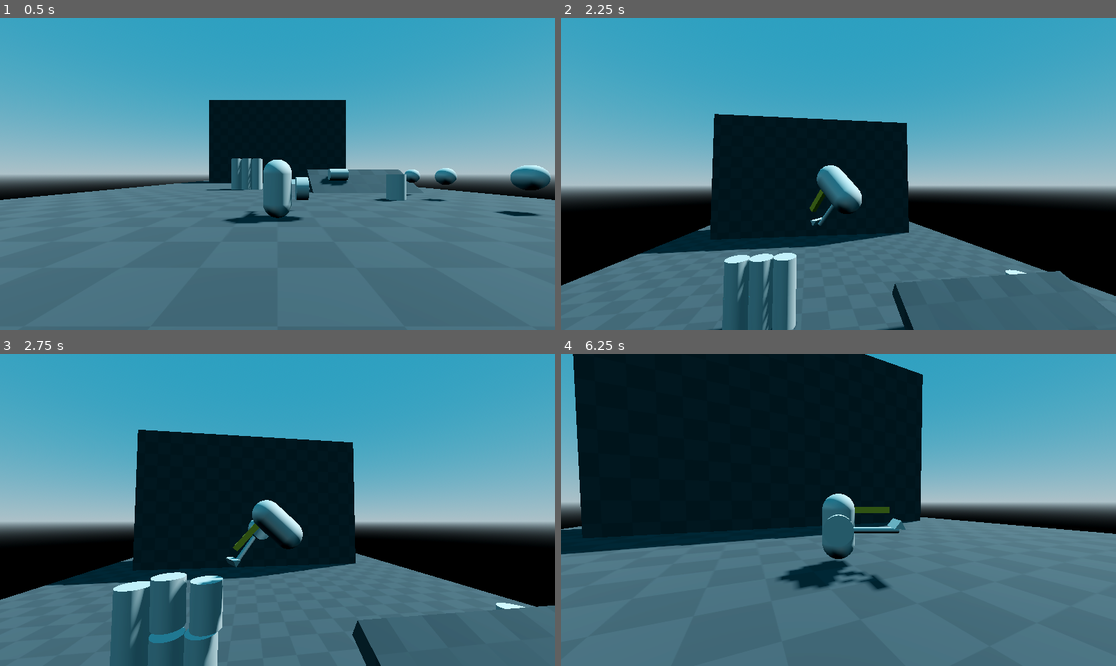
Above: before the commit, frames 1-4 (two rows, left to right).
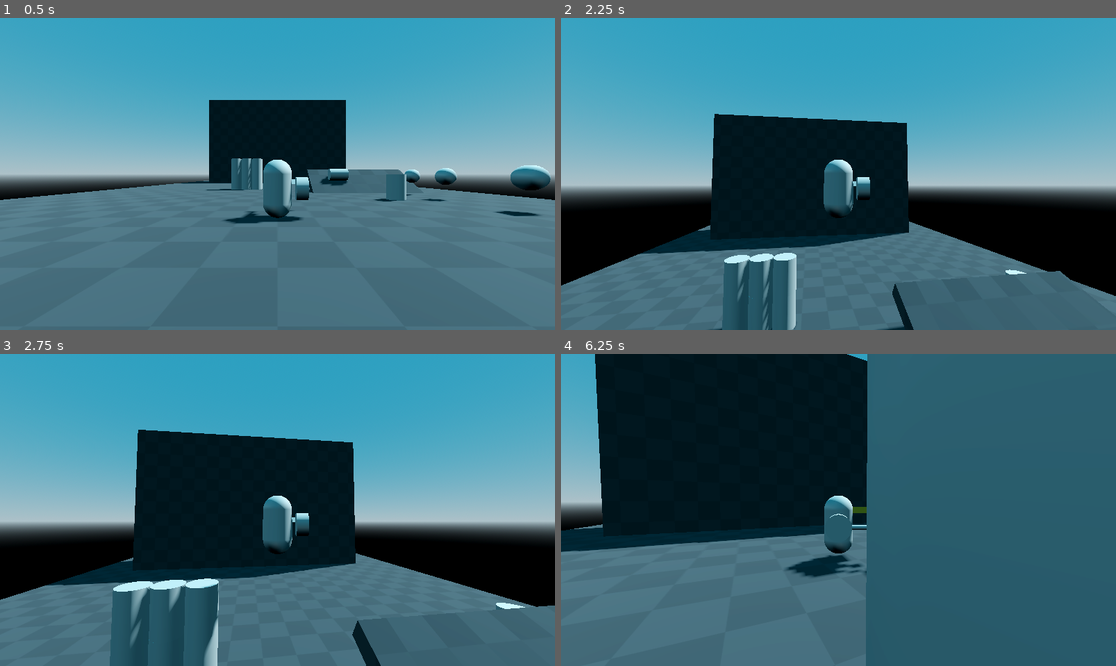
Above: after the commit, the same moments.

Repository: Albertoie710231/Godot_4_test
Game: Godot game, scene res://world.tscn
Two runs of this game, one before a commit and one after it. Both use one fixed random seed, a clock stepped at 60 frames per second and the inputs below.
Inputs (mouse positions are in pixels of both pictures, inside the frame that each line leads up to):
- Up to frame 1 (0.5 s): no input
- Up to frame 2 (2.25 s): move the mouse to (866, 174) at 0.52 s; press the mouse at (866, 174) at 0.53 s; hold W (move_forward) from 0.53 s (still down); tap Space (jump) at 0.77, 1.52 s; move the mouse to (810, 174) at 1.27 s; release the mouse at (810, 174) at 1.28 s; click (810, 174) at 1.35 s; move the mouse to (849, 167) at 2.02 s; press the mouse at (849, 167) at 2.03 s
- Up to frame 3 (2.75 s): keep holding W (move_forward)
- Up to frame 4 (6.25 s): move the mouse to (832, 516) at 2.77 s; release the mouse at (832, 516) at 2.78 s; click (832, 516) at 2.85 s; tap Space (jump) at 3.02, 3.77, 4.52, 6.02 s; move the mouse to (877, 513) at 3.52 s; press the mouse at (877, 513) at 3.53 s; tap Escape (ui_cancel) at 4.15 s; move the mouse to (672, 463) at 4.27 s; release W (move_forward) at 4.28 s; release the mouse at (672, 463) at 4.28 s; hold A (move_left) 4.28-5.03 s; click (672, 463) at 4.35 s; move the mouse to (866, 510) at 5.02 s; press the mouse at (866, 510) at 5.03 s; hold S (move_back) 5.03-5.78 s; move the mouse to (755, 432) at 5.77 s; release the mouse at (755, 432) at 5.78 s; hold D (move_right) from 5.78 s (still down); click (755, 432) at 5.85 s

Frame 1 is identical in both runs. In frame 2, 1.1% of the frame differs, in the area x 29-56%, y 45-91%; in frame 3, 2.4%; in frame 4, 48%, in the area x 0-100%, y 0-100%.

Commit message:
Mor reliable physics(for now).

Diff:
--- /dev/null
+++ b/PauseMenu.tscn
@@ -0,0 +1,9 @@
+[gd_scene format=3 uid="uid://csvs8kodu86ih"]
+
+[node name="ColorPickerButton" type="ColorRect"]
+anchors_preset = 15
+anchor_right = 1.0
+anchor_bottom = 1.0
+grow_horizontal = 2
+grow_vertical = 2
+color = Color(1, 1, 1, 0)
--- a/TrashCan.gd
+++ b/TrashCan.gd
@@ -19,18 +19,20 @@
 	get_node("Area3D").set_collision_layer_value(1, false)
 	if Input.get_connected_joypads():
 		Input.start_joy_vibration(0, 1.0, 1.0, 0.07)
-	$Timer.start()
+	#$Timer.start()
 	shoot = true
 
 
 func _integrate_forces(state) -> void:
+	#if $Timer.get_time_left() == 0.0 or state.get_angular_velocity().length() > 0.0001:
+	if state.get_angular_velocity().length() > 0.0001:
+		restore_rigid_body()
+		shoot = false
 	if shoot:
 		#if state.get_angular_velocity().length() < 0.0001:
 			#print(state.get_angular_velocity())
-		if $Timer.get_time_left() == 0.0 or state.get_angular_velocity().length() > 0.0001:
-			restore_rigid_body()
-			shoot = false
-		state.apply_force(-transform.basis.z * 250, transform.basis.z)
+		state.apply_impulse(-transform.basis.z * 50, transform.basis.z)
+		shoot = false
 
 
 func _on_area_3d_body_entered(body):
--- /dev/null
+++ b/TrashInventory.gd
@@ -0,0 +1,20 @@
+extends Control
+
+@onready var _sweeper : Node3D = $"../Sweeper"
+
+var path_element: Array = [	"SubViewportContainer/3DGuiElement/SubViewport/MeshInstance3d",
+							"SubViewportContainer/3DGuiElement2/SubViewport/MeshInstance3d",
+							"SubViewportContainer/3DGuiElement3/SubViewport/MeshInstance3d",
+							"SubViewportContainer/3DGuiElement4/SubViewport/MeshInstance3d",
+							"SubViewportContainer/3DGuiElement5/SubViewport/MeshInstance3d"
+]
+
+func add_trash_to_menu() -> void:
+	if _sweeper.trash_list:
+		for i in range(_sweeper.trash_list.size()):
+			get_node(path_element[i]).set_mesh(_sweeper.trash_list[i].instantiate().get_node("MeshInstance3D").get_mesh())
+			#print(_sweeper.trash_list.size())
+
+func remove_trash_of_menu() -> void:
+	get_node(path_element[_sweeper.trash_list.bsearch(null, false)-1]).set_mesh(null)
+	#print(_sweeper.trash_list)
--- /dev/null
+++ b/TrashInventory.tscn
@@ -0,0 +1,66 @@
+[gd_scene load_steps=3 format=3 uid="uid://cvy5tyxiwhta"]
+
+[ext_resource type="Script" path="res://TrashInventory.gd" id="1_c04g2"]
+[ext_resource type="PackedScene" uid="uid://s2xxwjll2ob1" path="res://3d_gui_element.tscn" id="1_x8xdy"]
+
+[node name="TrashInvetory" type="Control"]
+layout_mode = 3
+anchors_preset = 15
+anchor_right = 1.0
+anchor_bottom = 1.0
+grow_horizontal = 2
+grow_vertical = 2
+script = ExtResource("1_c04g2")
+
+[node name="SubViewportContainer" type="Control" parent="."]
+layout_mode = 3
+anchors_preset = 3
+anchor_left = 1.0
+anchor_top = 1.0
+anchor_right = 1.0
+anchor_bottom = 1.0
+offset_left = -144.0
+offset_top = -144.0
+grow_horizontal = 0
+grow_vertical = 0
+
+[node name="3DGuiElement" parent="SubViewportContainer" instance=ExtResource("1_x8xdy")]
+offset_left = -92.0
+offset_top = -72.0
+offset_right = 420.0
+offset_bottom = 440.0
+scale = Vector2(0.3, 0.3)
+
+[node name="3DGuiElement2" parent="SubViewportContainer" instance=ExtResource("1_x8xdy")]
+offset_left = -112.0
+offset_top = -72.0
+offset_right = 400.0
+offset_bottom = 440.0
+scale = Vector2(0.3, 0.3)
+
+[node name="3DGuiElement3" parent="SubViewportContainer" instance=ExtResource("1_x8xdy")]
+offset_left = -132.0
+offset_top = -72.0
+offset_right = 380.0
+offset_bottom = 440.0
+scale = Vector2(0.3, 0.3)
+
+[node name="3DGuiElement4" parent="SubViewportContainer" instance=ExtResource("1_x8xdy")]
+offset_left = -152.0
+offset_top = -72.0
+offset_right = 360.0
+offset_bottom = 440.0
+scale = Vector2(0.3, 0.3)
+
+[node name="3DGuiElement5" parent="SubViewportContainer" instance=ExtResource("1_x8xdy")]
+offset_left = -172.0
+offset_top = -72.0
+offset_right = 340.0
+offset_bottom = 440.0
+scale = Vector2(0.3, 0.3)
+
+[editable path="SubViewportContainer/3DGuiElement"]
+[editable path="SubViewportContainer/3DGuiElement2"]
+[editable path="SubViewportContainer/3DGuiElement3"]
+[editable path="SubViewportContainer/3DGuiElement4"]
+[editable path="SubViewportContainer/3DGuiElement5"]
--- a/characters/player.tscn
+++ b/characters/player.tscn
@@ -13,7 +13,8 @@
 material = SubResource("StandardMaterial3D_v2aw8")
 size = Vector3(0.2, 0.2, 1.5)
 
-[sub_resource type="SphereShape3D" id="SphereShape3D_cyo1e"]
+[sub_resource type="CylinderShape3D" id="CylinderShape3D_kqyud"]
+height = 4.0
 radius = 5.0
 
 [node name="Player" type="CharacterBody3D" groups=["Player"]]
@@ -42,7 +43,8 @@
 collision_mask = 2
 
 [node name="CollisionShape3d" type="CollisionShape3D" parent="Area3d"]
-shape = SubResource("SphereShape3D_cyo1e")
+transform = Transform3D(1, 0, 0, 0, 1, 0, 0, 0, 1, 0, 1, 0)
+shape = SubResource("CylinderShape3D_kqyud")
 
 [connection signal="timeout" from="Timer" to="." method="_on_timer_timeout"]
 [connection signal="body_entered" from="Area3d" to="." method="_on_area_3d_body_entered"]
--- a/characters/sweeper.gd
+++ b/characters/sweeper.gd
@@ -5,6 +5,7 @@
 var camera_offset_flag : bool = true
 var timeout_flag : bool = false
 var sweep_signal_flag : bool = false
+var apply_up_force_flag : bool = false
 var camera_offset : Vector3 = Vector3.ZERO
 var trash_list : Array = []
 var time : float = 0.0
@@ -36,6 +37,7 @@
 			Input.start_joy_vibration(joypads[0],0.5,clampf((cos(20*time)+1)/2, 0.0, 1.0),0)
 		if camera_offset_flag:
 			camera_offset.x = _camera.rotation.x
+			apply_up_force_flag = true
 			camera_offset_flag = false
 			sweep_signal_flag = true
 		_remote_tranform_camera.rotation.x = _camera.rotation.x - camera_offset.x
@@ -62,11 +64,11 @@
 		if sweep_signal_flag == false:
 			sweep_end_signal.emit()
 
-		if _ray_cast.get_collider():
-			if _ray_cast.get_collider().get_class() == "RigidBody3D":
-				_ray_cast.get_collider().set_linear_velocity(Vector3.ZERO)
-				_ray_cast.get_collider().set_angular_velocity(Vector3.ZERO)
-				_ray_cast.get_collider().set_constant_force(Vector3.ZERO)
+		#if _ray_cast.get_collider():
+			#if _ray_cast.get_collider().get_class() == "RigidBody3D":
+			#	_ray_cast.get_collider().set_linear_velocity(Vector3.ZERO)
+			#	_ray_cast.get_collider().set_angular_velocity(Vector3.ZERO)
+			#	_ray_cast.get_collider().set_constant_force(Vector3.ZERO)
 		Input.stop_joy_vibration(0)
 		_remote_tranform_camera.rotation.x = 0.0
 		_remote_tranform_camera.rotation.y = 0.0
@@ -79,8 +81,11 @@
 	_area_collision.disabled = false
 	if _ray_cast.get_collider():
 		if _ray_cast.get_collider().is_in_group("bodies"):
-			#look_at(_ray_cast.get_collision_point(), Vector3.UP)
-			_ray_cast.get_collider().set_constant_force(_ray_cast.get_collision_normal() * 25)
+			if apply_up_force_flag:
+				_ray_cast.get_collider().linear_velocity = Vector3(0.0,3.0,0.0)
+				apply_up_force_flag = false
+			_ray_cast.get_collider().rotation = Vector3.ZERO
+			_ray_cast.get_collider().apply_force(_ray_cast.get_collision_normal() * 25)
 			if body_entered_flag == true:
 				_ray_cast.get_collider().set_linear_velocity(Vector3.ZERO)
 				_ray_cast.get_collider().set_angular_velocity(Vector3.ZERO)
--- a/characters/sweeper.tscn
+++ b/characters/sweeper.tscn
@@ -16,7 +16,7 @@
 size = Vector3(0.3, 0.3, 1)
 
 [sub_resource type="BoxShape3D" id="BoxShape3D_k7h5i"]
-size = Vector3(0.65516, 0.490682, 0.12745)
+size = Vector3(2.36076, 0.969094, 0.5)
 
 [node name="Sweeper" type="Node3D" groups=["bodies"]]
 script = ExtResource("1_hdnh7")
@@ -52,7 +52,7 @@
 transform = Transform3D(1, 0, 0, 0, 1, 0, 0, 0, 1, 0, 0, -2.21935)
 
 [node name="CollisionShape3D" type="CollisionShape3D" parent="Area3D"]
-transform = Transform3D(-1, 0, -8.74228e-08, 0, 1, 0, 8.74228e-08, 0, -1, 0, 0, 0)
+transform = Transform3D(-1, 0, -8.74228e-08, 0, 1, 0, 8.74228e-08, 0, -1, 0, 0, -0.404109)
 shape = SubResource("BoxShape3D_k7h5i")
 disabled = true
 
Not shown, added: half_sphere.obj
Not shown, added: half_sphere.obj.import
